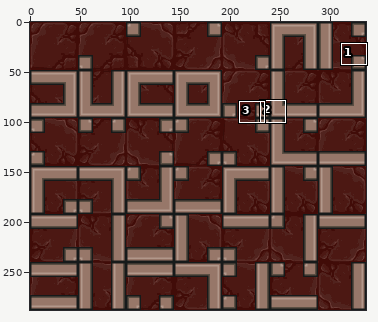
Two states of a sprite sheet, assets/images/kongregate_release/wall_sheet.png. The picture above shows the old version from afar; the outline marks the close-up.
Close-up. First the earlier version:
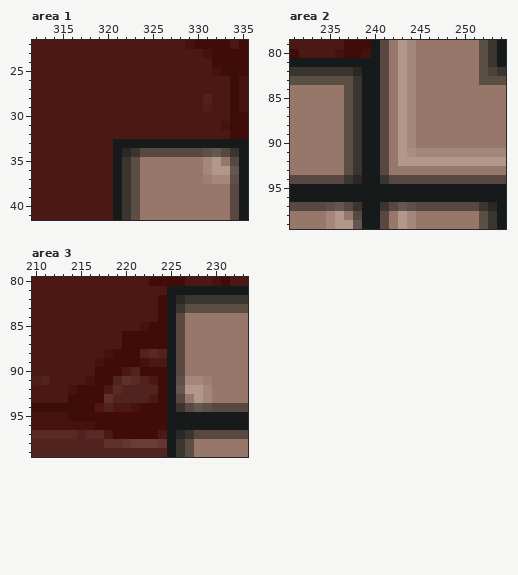
The file is 336x288 pixels. Colours within 5 levels of each other are drawn and written as one. Shown: area 1: x 312..335, y 22..41; area 2: x 231..254, y 79..99; area 3: x 210..233, y 80..99. The commit also changed other parts of the picture, which this record leaves out.
The result:
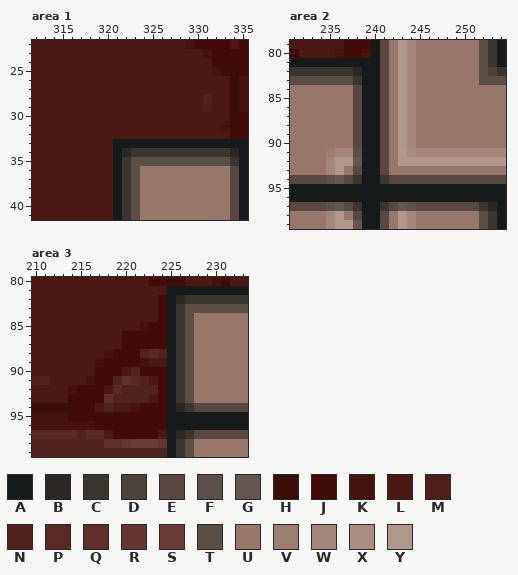
Palette (. is transparent): A #161a1a  B #2a2724  C #3b352f  D #4c423a  E #584841  F #5d4f49  G #645751  H #3b0d09  J #410c08  K #45120e  L #4c1813  M #4f1e18  N #51231e  P #5a2924  Q #5f2f2a  R #643631  S #6a3c37  T #5b4f43  U #977769  V #9d7f71  W #a4877a  X #aa8e81  Y #b2988b
Diff:
Area 1:
The author changed colour C to colour B in row 34 at x 334.
The author changed colour E to colour C in row 34 at x 324 to 330 and 333; in row 35 at x 334.
The author changed colour F to colour C in row 34 at x 331.
The author changed colour G to colour C in row 34 at x 332.
The author changed colour F to colour E in row 37 at x 334.
The author changed colour G to colour E in row 36 at x 334.
The author changed colour U to colour T in row 35 at x 324 to 330 and 333.
The author changed colour W to colour T in row 35 at x 331.
The author changed colour Y to colour T in row 35 at x 332.
The author changed colour V to colour U in row 37 at x 331.
The author changed colour W to colour U in row 36 at x 331; in row 37 at x 332 to 333.
The author changed colour Y to colour U in row 36 at x 332 to 333.
Area 2:
The author changed colour B to colour C in row 94 at x 238.
The author changed colour C to colour E in rows 84 to 90 at x 238; in row 93 at x 238; in row 94 at x 237.
The author changed colour C to colour F in row 91 at x 238.
The author changed colour E to colour F in row 94 at x 235.
The author changed colour C to colour G in row 92 at x 238.
The author changed colour E to colour G in row 94 at x 236.
The author changed colour T to colour U in rows 84 to 90 at x 237; in row 93 at x 237.
The author changed colour U to colour V in row 91 at x 235.
The author changed colour T to colour W in row 91 at x 237.
The author changed colour U to colour W in row 91 at x 236; in rows 92 to 93 at x 235.
The author changed colour T to colour Y in row 92 at x 237.
The author changed colour U to colour Y in rows 92 to 93 at x 236.
Area 3:
The author changed colour C to colour B in row 94 at x 226.
The author changed colour E to colour C in rows 84 to 90 at x 226; in row 93 at x 226; in row 94 at x 227.
The author changed colour F to colour C in row 91 at x 226.
The author changed colour G to colour C in row 92 at x 226.
The author changed colour F to colour E in row 94 at x 229.
The author changed colour G to colour E in row 94 at x 228.
The author changed colour U to colour T in rows 84 to 90 at x 227; in row 93 at x 227.
The author changed colour W to colour T in row 91 at x 227.
The author changed colour Y to colour T in row 92 at x 227.
The author changed colour V to colour U in row 91 at x 229.
The author changed colour W to colour U in row 91 at x 228; in rows 92 to 93 at x 229.
The author changed colour Y to colour U in rows 92 to 93 at x 228.
Where, in picture pixels (left, top, right, bottom), the same in both close-ups:
changed: (140, 148, 239, 184)
changed: (326, 85, 362, 184)
changed: (176, 313, 212, 412)
